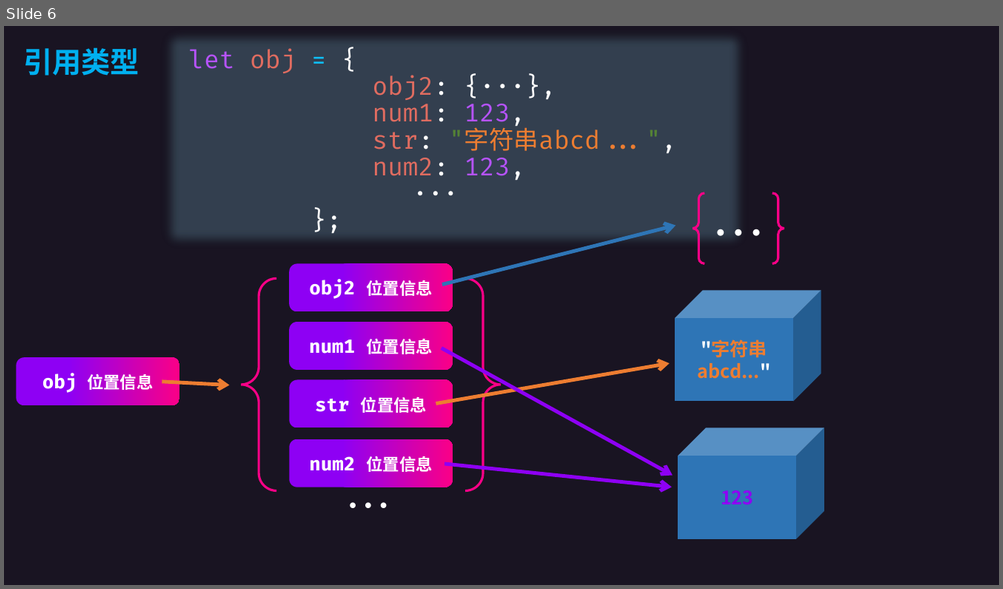
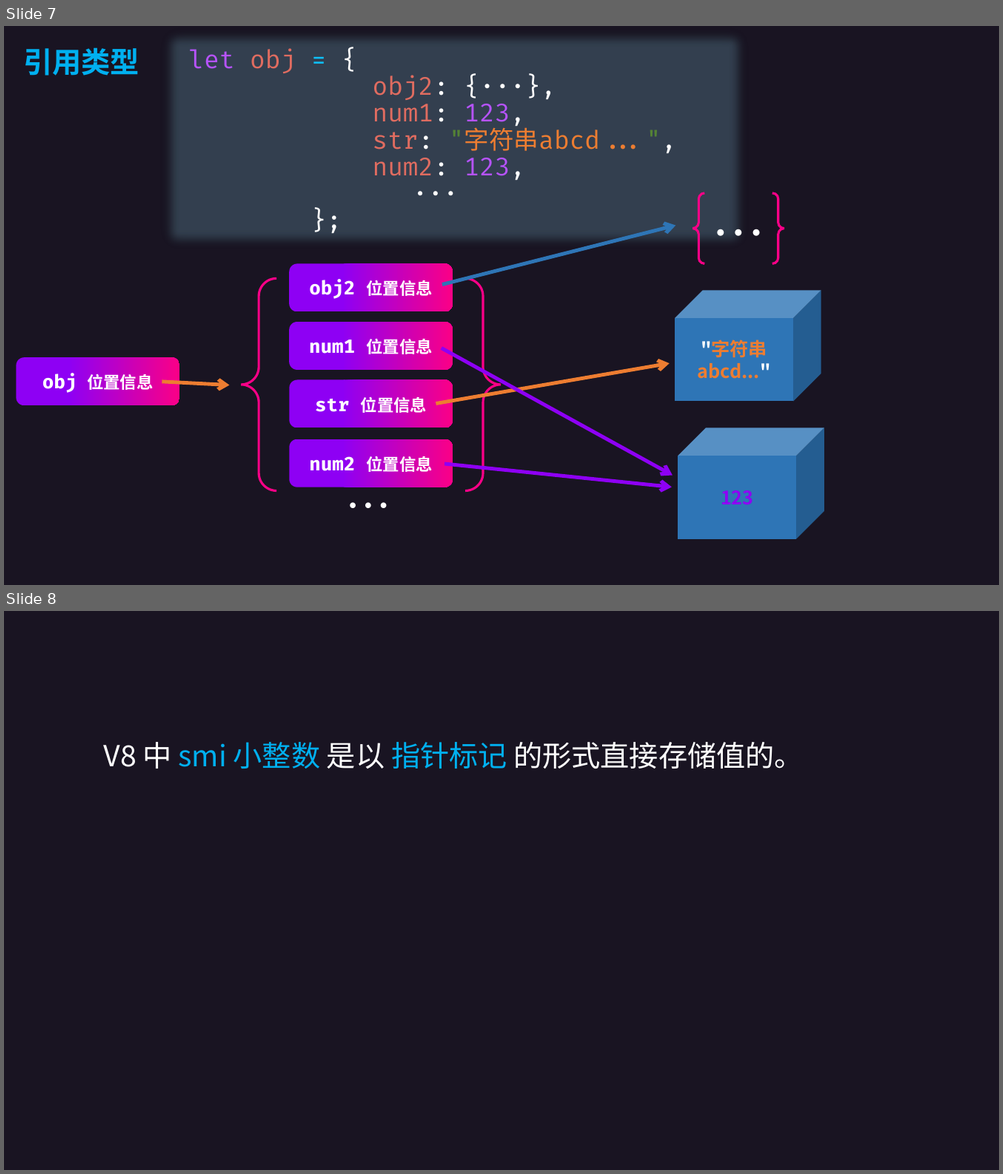
Before and after one commit to code-tutorial/ECMAScript, a slide deck: JavaScript 基础知识/01-变量/Variables.pptx. Shown one above the other, each under a label of ours: slide 6 before the commit, slides 7 and 8 after it. The pictures are 1003x589 and 1003x1174 pixels, drawn with LibreOffice and Linux fonts; fonts in the diff are those of the drawing. Boxes give left, top, right and bottom in pixels: in the first picture for what was removed or moved away, otherwise in the second. Text is boxed around its words. In the diff, an @@ line names an element or a change of style, - is before the commit and + after.

```diff
--- a/JavaScript 基础知识/01-变量/Variables.pptx
+++ b/JavaScript 基础知识/01-变量/Variables.pptx
@@ slide 8 added at [4,611,999,1170], background #191422 @@
@@ text added at [104,742,803,769], 28 pt, text #FFFFFF @@
+V8 中 smi 小整数 是以 指针标记 的形式直接存储值的。
@@ what was slide 6 is now slide 7 @@
```
Also in this commit, not shown: 1 slide changed, 3 other slides added.
